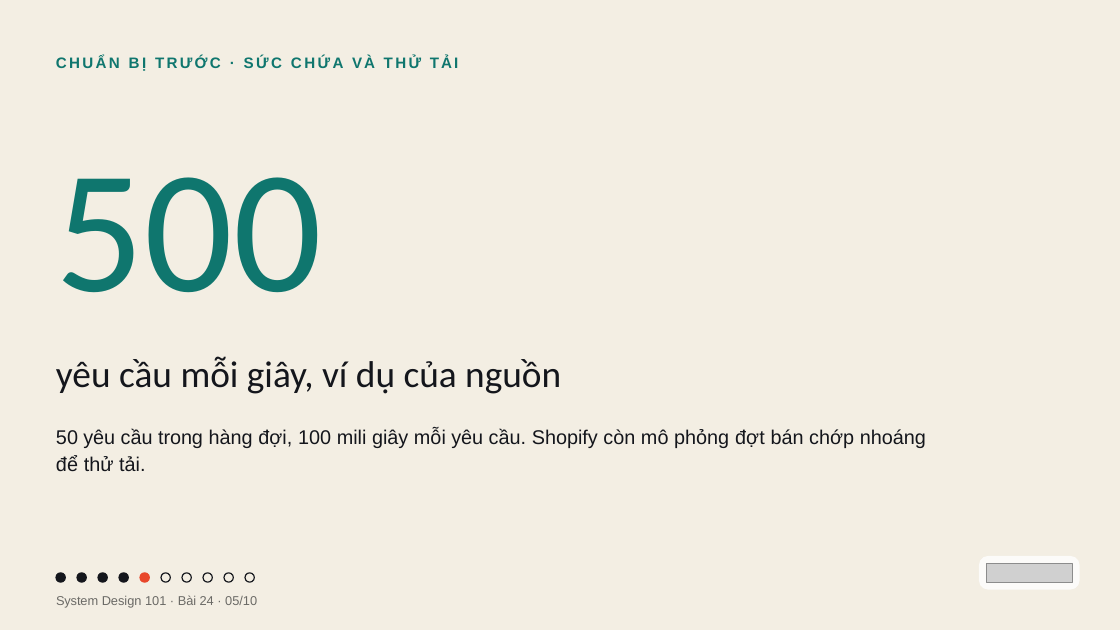
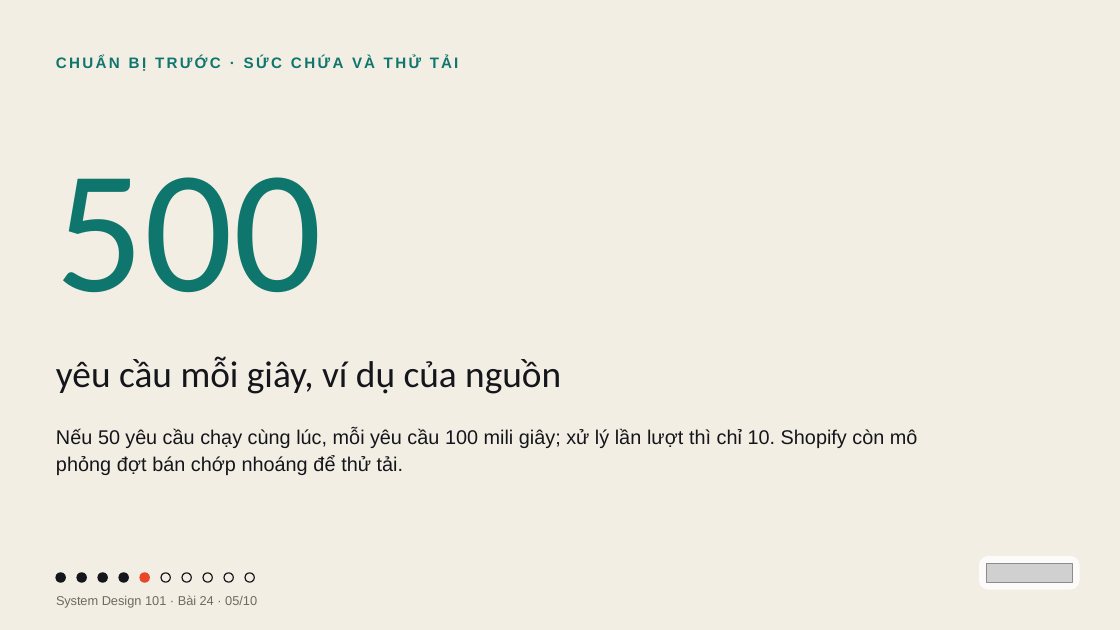
Before and after one commit to vohoailinh90/tool-marketing-studio, a slide deck: slide 5 of system-design-101/vi/lessons/sd-02-024/slides/sd-02-024.pptx. Drawn at 1120x630 pixels with LibreOffice and Linux fonts; fonts in the diff are those of the drawing; grey boxes stand for pictures. Boxes give left, top, right and bottom in pixels: in the first picture for what was removed or moved away, otherwise in the second. Text is boxed around its words. In the diff, an @@ line names an element or a change of style, - is before the commit and + after.

```diff
--- a/system-design-101/vi/lessons/sd-02-024/slides/sd-02-024.pptx
+++ b/system-design-101/vi/lessons/sd-02-024/slides/sd-02-024.pptx
@@ text at [56,428,918,475]: text changed @@
-50 yêu cầu trong hàng đợi, 100 mili giây mỗi yêu cầu. Shopify còn mô phỏng đợt bán chớp nhoáng để thử tải.
+Nếu 50 yêu cầu chạy cùng lúc, mỗi yêu cầu 100 mili giây; xử lý lần lượt thì chỉ 10. Shopify còn mô phỏng đợt bán chớp nhoáng để thử tải.
```
Also in this commit, not shown: 1 other file.
